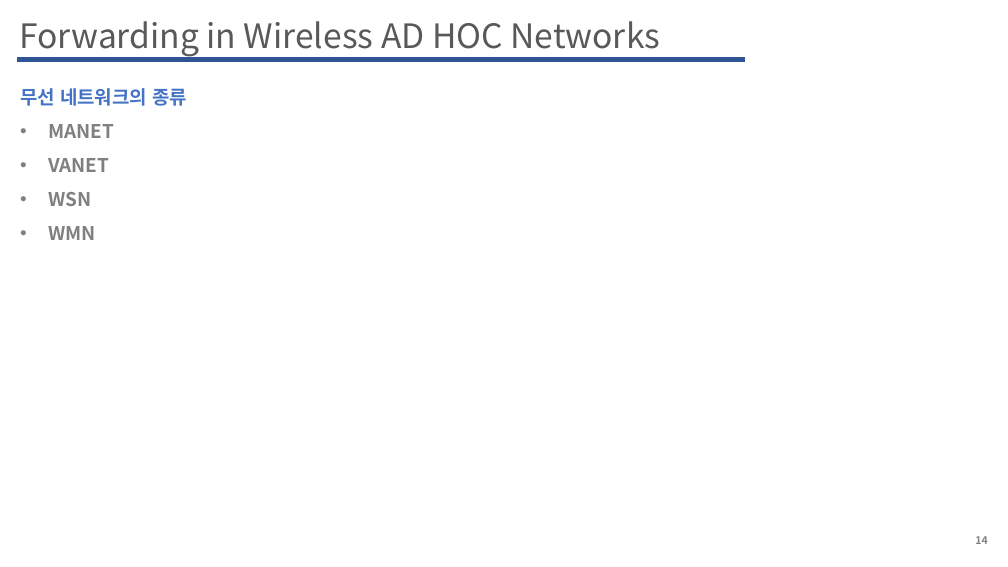
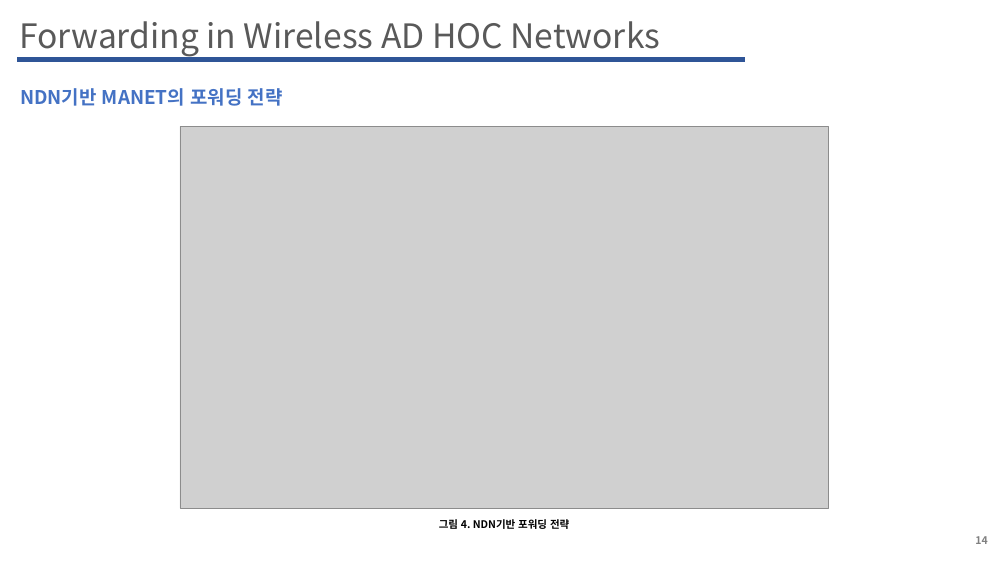
Before and after one commit to WoogiBoogi1129/ICN-NDN, a slide deck: slide 14 of Named-Data-Net/PPT/Forwarding_Strategy_in_NDN_based_Wireless_Networks_A_Survey.pptx. Drawn at 1008x567 pixels with LibreOffice and Linux fonts; fonts in the diff are those of the drawing; grey boxes stand for pictures. Boxes give left, top, right and bottom in pixels: in the first picture for what was removed or moved away, otherwise in the second. Text is boxed around its words. In the diff, an @@ line names an element or a change of style, - is before the commit and + after.

```diff
--- a/Named-Data-Net/PPT/Forwarding_Strategy_in_NDN_based_Wireless_Networks_A_Survey.pptx
+++ b/Named-Data-Net/PPT/Forwarding_Strategy_in_NDN_based_Wireless_Networks_A_Survey.pptx
@@ text at [20,88,283,106]: text changed; text colour #808080 to #4472C4 @@
-무선 네트워크의 종류
-• MANET
-• VANET
-• WSN
-• WMN
+NDN기반 MANET의 포워딩 전략
@@ picture added at [180,126,828,508] @@
@@ text added at [439,519,569,529], 10 pt, text #000000, bold @@
+그림 4. NDN기반 포워딩 전략
```
Also in this commit, not shown: 3 slides added, 1 other file.
